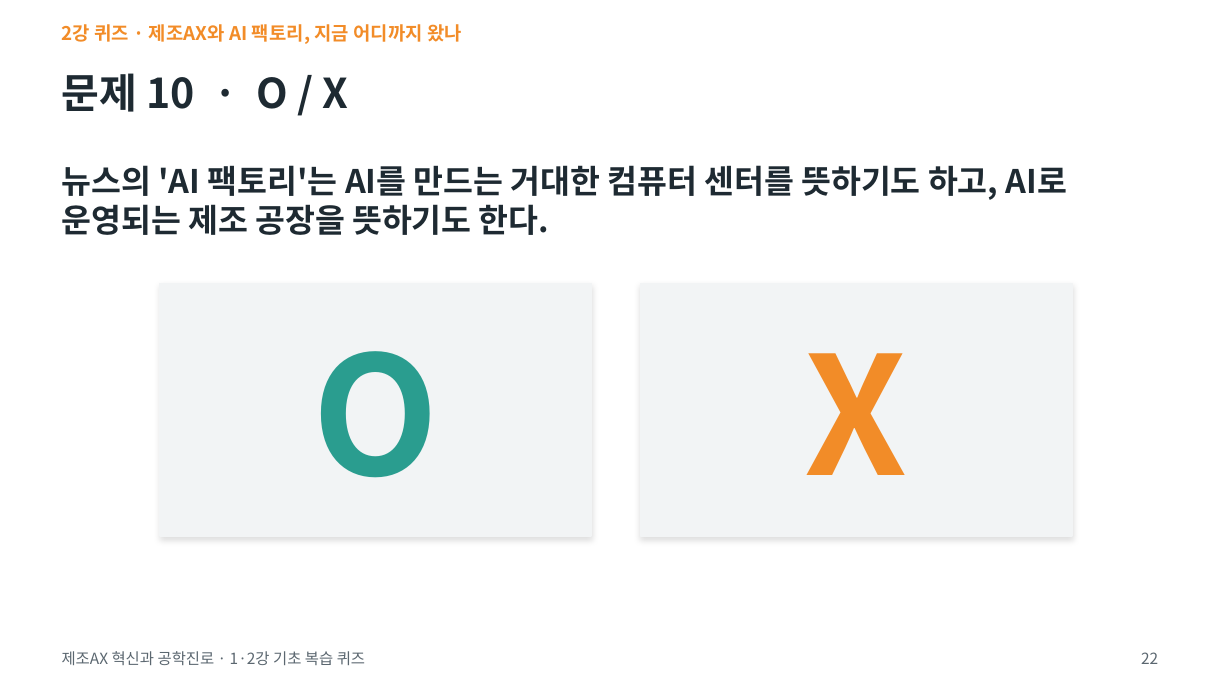
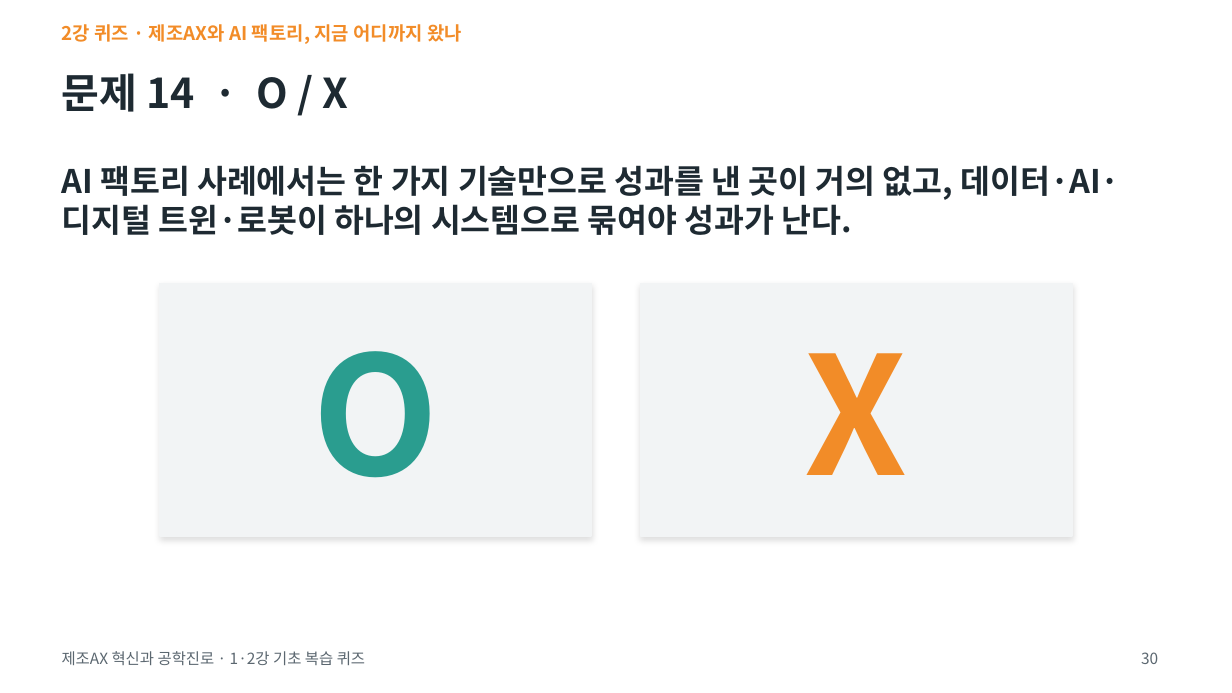
Before and after one commit to ykkimhgu/Intro-MCE-Freshman-Course, a slide deck: slide 30 of quiz12/1-2강_기초복습퀴즈.pptx (slide 22 before the commit). Drawn at 1232x693 pixels with LibreOffice and Linux fonts; fonts in the diff are those of the drawing. Boxes give left, top, right and bottom in pixels: in the first picture for what was removed or moved away, otherwise in the second. Text is boxed around its words. In the diff, an @@ line names an element or a change of style, - is before the commit and + after.

```diff
--- a/quiz12/1-2강_기초복습퀴즈.pptx
+++ b/quiz12/1-2강_기초복습퀴즈.pptx
@@ title at bbox=[62, 73, 349, 112]: text changed @@
-문제 10 · O / X
+문제 14 · O / X
@@ text at bbox=[62, 165, 1120, 235]: text changed @@
-뉴스의 'AI 팩토리'는 AI를 만드는 거대한 컴퓨터 센터를 뜻하기도 하고, AI로 운영되는 제조 공장을 뜻하기도 한다.
+AI 팩토리 사례에서는 한 가지 기술만으로 성과를 낸 곳이 거의 없고, 데이터·AI·디지털 트윈·로봇이 하나의 시스템으로 묶여야 성과가 난다.
@@ page number at bbox=[1141, 652, 1158, 664]: text changed @@
-22
+30
```
Also in this commit, not shown: 9 other slides changed, 3 other files.
